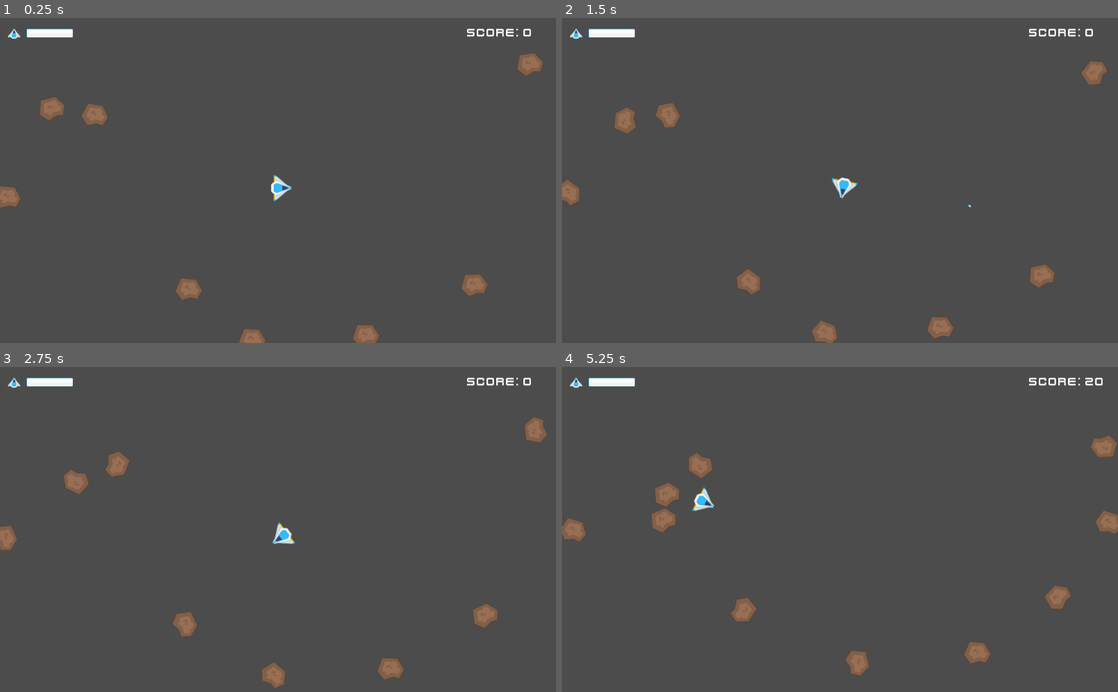
Above: before the commit, frames 1-4 (two rows, left to right).
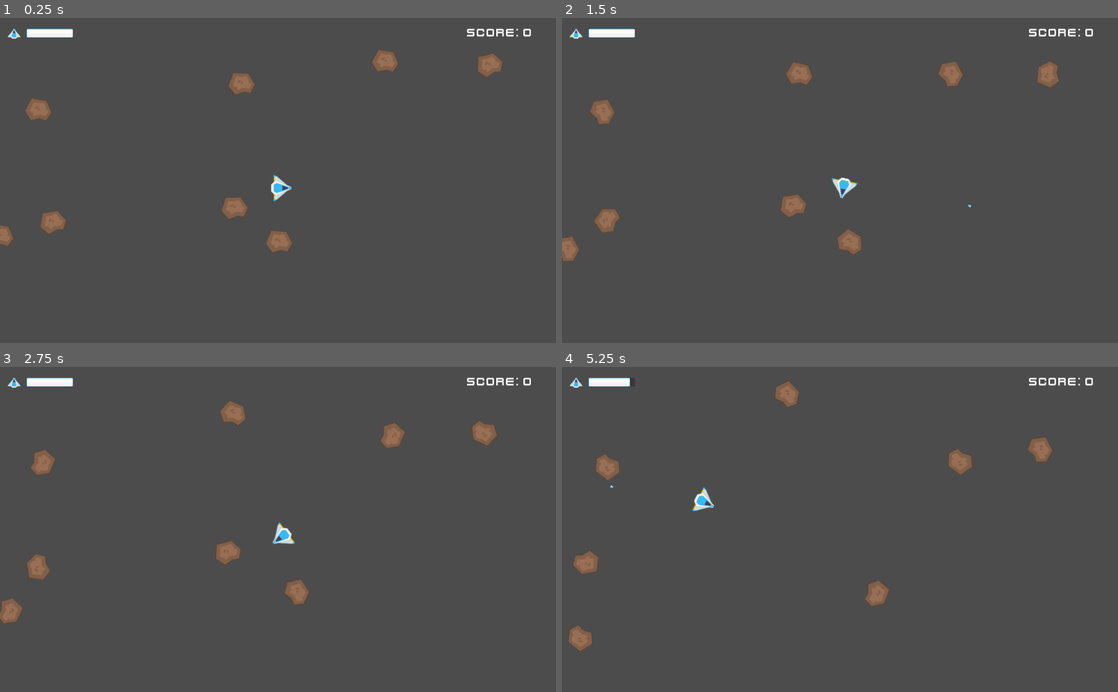
Above: after the commit, the same moments.

Repository: cscazorla/godot-asteroids
Game: Godot game, scene res://scenes/Test.tscn
Two runs of this game, one before a commit and one after it. Both use one fixed random seed, a clock stepped at 60 frames per second and the inputs below.
Inputs:
- Up to frame 1 (0.25 s): no input
- Up to frame 2 (1.5 s): hold Right (ui_right) 0.53-1.28 s; tap Space (ui_select) at 0.77 s; hold Left (ui_left) from 1.28 s (still down)
- Up to frame 3 (2.75 s): tap Space (ui_select) at 1.52 s; release Left (ui_left) at 2.03 s; hold Right (ui_right) from 2.03 s (still down)
- Up to frame 4 (5.25 s): release Right (ui_right) at 2.78 s; hold Up (ui_up) 2.78-3.53 s; tap Space (ui_select) at 3.02, 3.77, 4.52 s; hold Left (ui_left) from 3.53 s (still down)

The runs differ from the first frame. In frame 1, 3.3% of the frame differs, in the area x 0-98%, y 9-100%; in frame 2, 3.6%; in frame 3, 3.7%; in frame 4, 4.0%, in the area x 0-100%, y 3-96%.

Commit message:
Fixing the issue with the health bar
Refactoring some timer variables and make them eportable into the editor

Diff:
--- a/scenes/Player.gd
+++ b/scenes/Player.gd
@@ -68,7 +68,7 @@
 
 func increase_life(amount):
 	life += amount
-	life = wrapi(life, 0, 100)
+	life = clamp(life, 0, 100)
 
 func _on_area_entered(area):
 	if area.is_in_group("asteroids"):
--- a/scenes/PowerupHealth.gd
+++ b/scenes/PowerupHealth.gd
@@ -1,7 +1,10 @@
 extends Area2D
+
+var seconds_to_dissapear = 8
 
 func _ready():
 	$DissappearTime.connect("timeout", self, "_on_dissappear_timeout")
+	$DissappearTime.start(seconds_to_dissapear)
 
 func _on_dissappear_timeout():
 	$AnimationPlayer.play("dissappear")
--- a/scenes/PowerupHealth.tscn
+++ b/scenes/PowerupHealth.tscn
@@ -84,9 +84,7 @@
 shape = SubResource( 1 )
 
 [node name="DissappearTime" type="Timer" parent="."]
-wait_time = 8.0
 one_shot = true
-autostart = true
 
 [node name="AnimationPlayer" type="AnimationPlayer" parent="."]
 anims/RESET = SubResource( 2 )
--- a/scenes/Test.gd
+++ b/scenes/Test.gd
@@ -1,5 +1,10 @@
 extends Node2D
 
+# Exports
+export (int) var initial_asteroids = 8
+export (int) var seconds_to_spawn_health_power_up = 15
+
+# Internal variables
 var score = 0
 var screen_size
 
@@ -9,27 +14,39 @@
 var PowerupHealth = preload("res://scenes/PowerupHealth.tscn")
 
 func _ready():
+	randomize()
 	screen_size = get_viewport_rect().size
 
+	# Setup signals
 	$Player.connect("shoot", self, "_on_player_shoot")
 	$Player.connect("player_crashes_into_asteroid", self, "_on_player_crashes_into_asteroid")
 	$Player.connect("player_picks_up_health", self, "_on_player_picks_up_health")
 	$Player.connect("gameover", self, "_on_gameover")
 	$SpawnPowerUpTimer.connect("timeout", self, "_on_spawn_powerup_timer_timeout")
 
+	# Setup HUD
 	$HUD.update_score(score)
 	$HUD.update_player_health_bar($Player.life)
 
 	# Instantiate some asteroids
-	randomize()
-	for i in 8:
-		var a = Asteroid.instance()
-		add_child(a)
-		var x = rand_range(0, 1.0) * screen_size.x
-		var y = rand_range(0, 1.0) * screen_size.y
-		var linear_velocity = Vector2(rand_range(-1.0, 1.0) * 20, rand_range(-1.0, 1.0) * 20)
-		var angular_velocity = rand_range(-1.0, 1.0)
-		a.init(5, Vector2(x,y), linear_velocity, angular_velocity)
+	init_asteroids(initial_asteroids)
+
+	# Setup timer to spawn power-ups
+	$SpawnPowerUpTimer.set_wait_time(seconds_to_spawn_health_power_up)
+	$SpawnPowerUpTimer.start()
+
+func init_asteroids(amount):
+	for i in amount:
+		init_asteroid()
+
+func init_asteroid():
+	var a = Asteroid.instance()
+	add_child(a)
+	var x = rand_range(0, 1.0) * screen_size.x
+	var y = rand_range(0, 1.0) * screen_size.y
+	var linear_velocity = Vector2(rand_range(-1.0, 1.0) * 20, rand_range(-1.0, 1.0) * 20)
+	var angular_velocity = rand_range(-1.0, 1.0)
+	a.init(5, Vector2(x,y), linear_velocity, angular_velocity)
 
 func _on_player_shoot(direction, location):
 	var b = Bullet.instance()
@@ -63,6 +80,7 @@
 	$Player.queue_free()
 
 func _on_spawn_powerup_timer_timeout():
+	print("Health spawn time ", OS.get_unix_time())
 	var random_position = Vector2(rand_range(0, 1.0) * screen_size.x, rand_range(0, 1.0) * screen_size.y)
 	var health_powerup = PowerupHealth.instance()
 	add_child(health_powerup)
--- a/scenes/Test.tscn
+++ b/scenes/Test.tscn
@@ -18,5 +18,3 @@
 current = true
 
 [node name="SpawnPowerUpTimer" type="Timer" parent="."]
-wait_time = 15.0
-autostart = true
